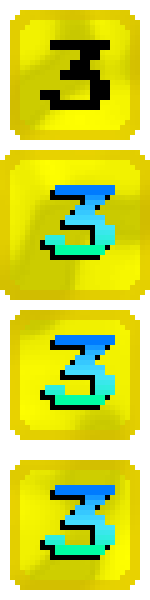
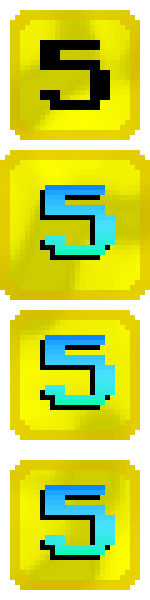
Comparing the layer stacks of the two 150px x 600px images. Changes:
added layer "5" above "4" over [40, 40, 115, 555]
hid "3" over [40, 40, 115, 555]
